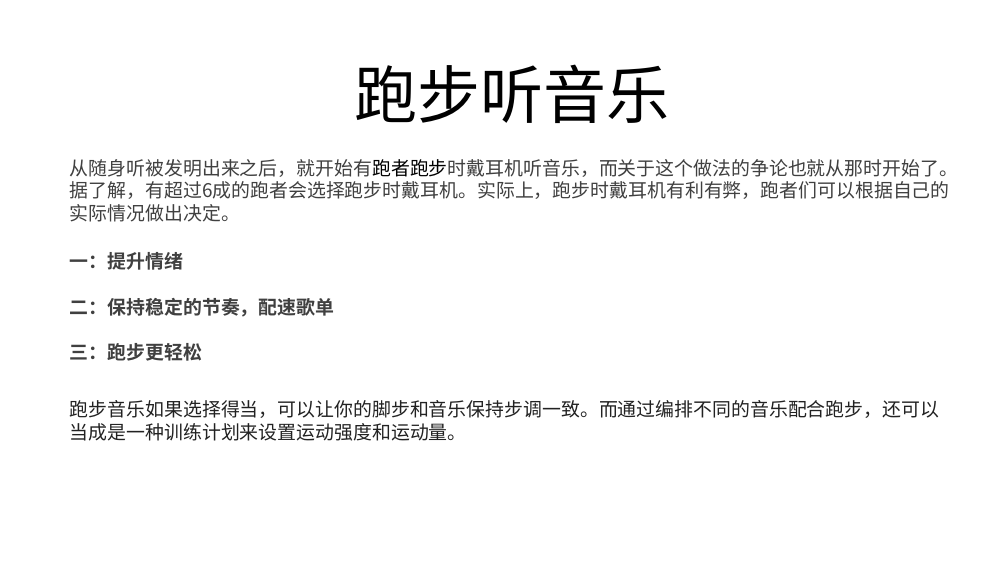
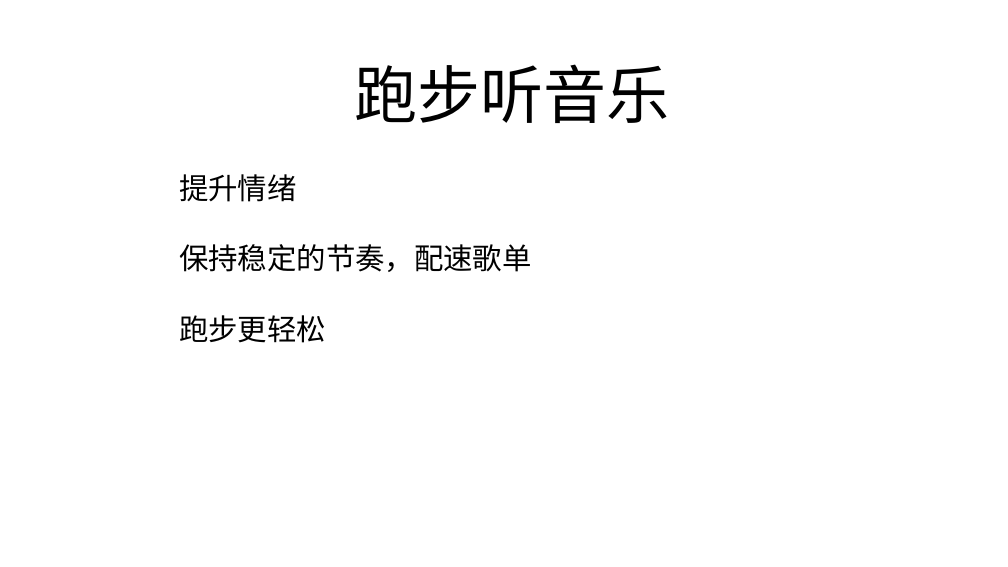
Before and after one commit to FredJiangFei/MyDocuments, a slide deck: slide 12 of 其他/run/run.pptx. Drawn at 1008x567 pixels with LibreOffice and Linux fonts; fonts in the diff are those of the drawing. Boxes give left, top, right and bottom in pixels: in the first picture for what was removed or moved away, otherwise in the second. Text is boxed around its words. In the diff, an @@ line names an element or a change of style, - is before the commit and + after.

Commit message:
run

```diff
--- a/其他/run/run.pptx
+++ b/其他/run/run.pptx
@@ text removed at <box>70,159,958,222</box> @@
-从随身听被发明出来之后，就开始有跑者跑步时戴耳机听音乐，而关于这个做法的争论也就从那时开始了。据了解，有超过6成的跑者会选择跑步时戴耳机。实际上，跑步时戴耳机有利有弊，跑者们可以根据自己的实际情况做出决定。
@@ text at <box>179,174,531,343</box>: text changed; size 18 to 28 pt; font Noto Sans CJK SC to Calibri; text colour #404040 to #000000; bold off @@
-一：提升情绪
-二：保持稳定的节奏，配速歌单
-三：跑步更轻松
+提升情绪
+保持稳定的节奏，配速歌单
+跑步更轻松
@@ text removed at <box>70,400,939,441</box> @@
-跑步音乐如果选择得当，可以让你的脚步和音乐保持步调一致。而通过编排不同的音乐配合跑步，还可以当成是一种训练计划来设置运动强度和运动量。
```
Also in this commit, not shown: 9 other slides changed, 1 slide added, 2 slides removed.
